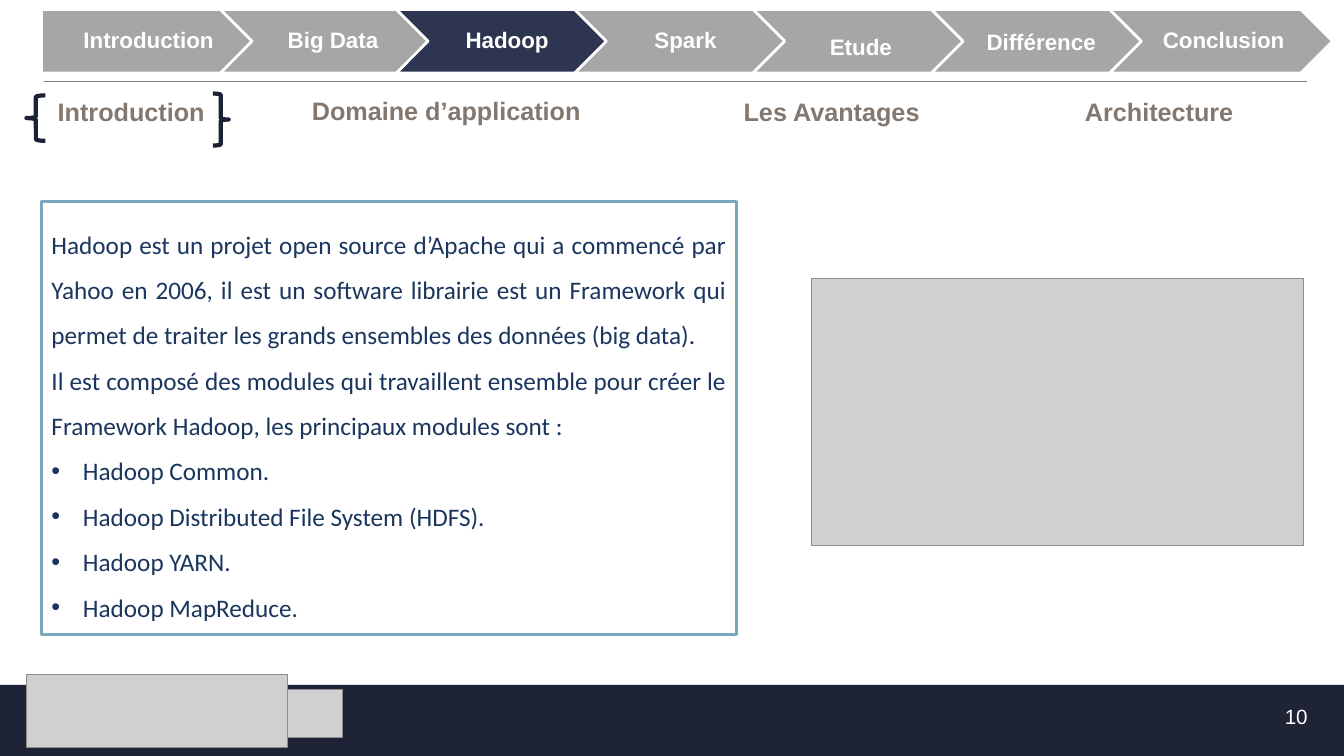
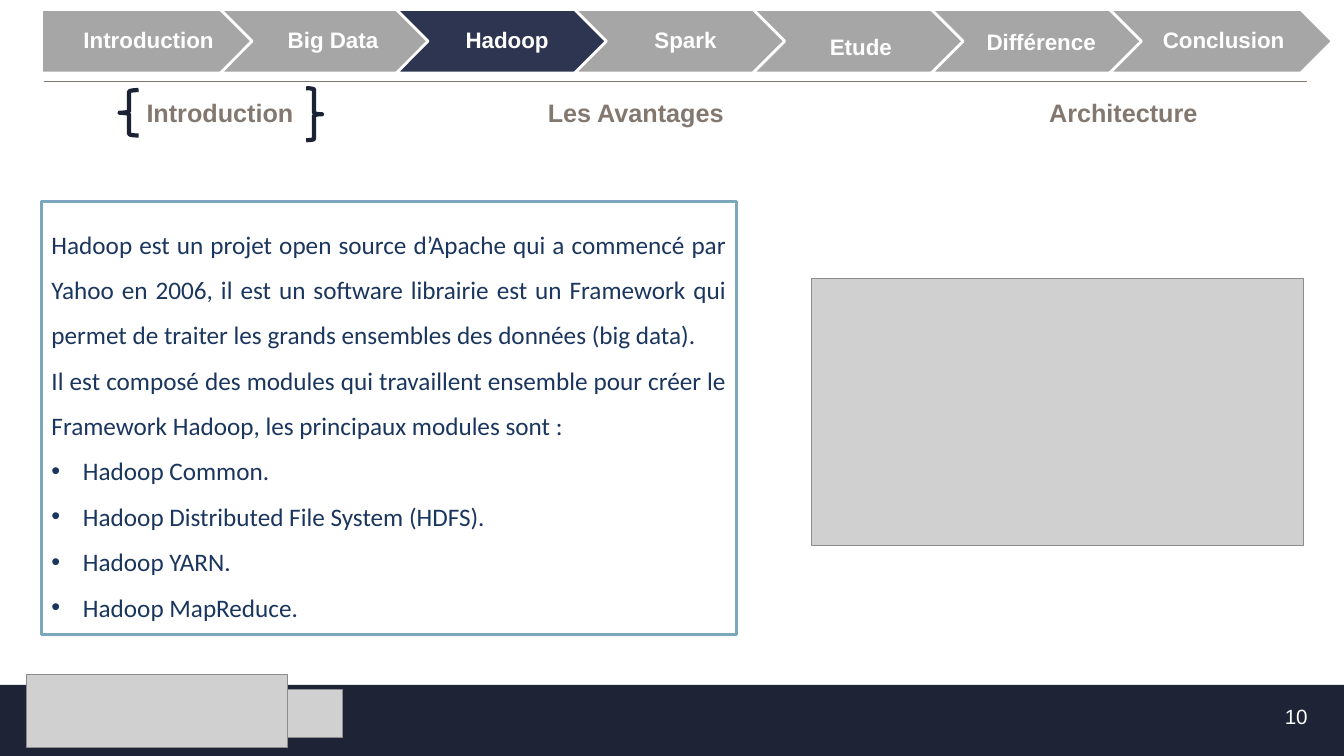
Before and after one commit to MF-13/E-Learning_Platforme, a slide deck: slide 10 of SFE/Présentation_SFE.pptx. Drawn at 1344x756 pixels with LibreOffice and Linux fonts; fonts in the diff are those of the drawing; grey boxes stand for pictures; background and template pictures are left out. Boxes give left, top, right and bottom in pixels: in the first picture for what was removed or moved away, otherwise in the second. Text is boxed around its words. In the diff, an @@ line names an element or a change of style, - is before the commit and + after.

```diff
--- a/SFE/Présentation_SFE.pptx
+++ b/SFE/Présentation_SFE.pptx
@@ right brace moved from (x1=213, y1=94, x2=229, y2=146) to (x1=307, y1=89, x2=323, y2=141) @@
@@ left brace moved from (x1=26, y1=96, x2=45, y2=141) to (x1=120, y1=90, x2=139, y2=135) @@
@@ title "Introduction" moved from (x1=58, y1=103, x2=205, y2=121) to (x1=147, y1=104, x2=294, y2=122) @@
@@ text removed at (x1=312, y1=102, x2=580, y2=125) @@
-Domaine d’application
@@ text "Les Avantages" moved from (x1=744, y1=103, x2=919, y2=126) to (x1=548, y1=104, x2=723, y2=128) @@
@@ text "Architecture" moved from (x1=1085, y1=103, x2=1233, y2=121) to (x1=1049, y1=104, x2=1197, y2=122) @@
```
Also in this commit, not shown: 16 other slides changed, 1 slide added, 1 slide removed.
